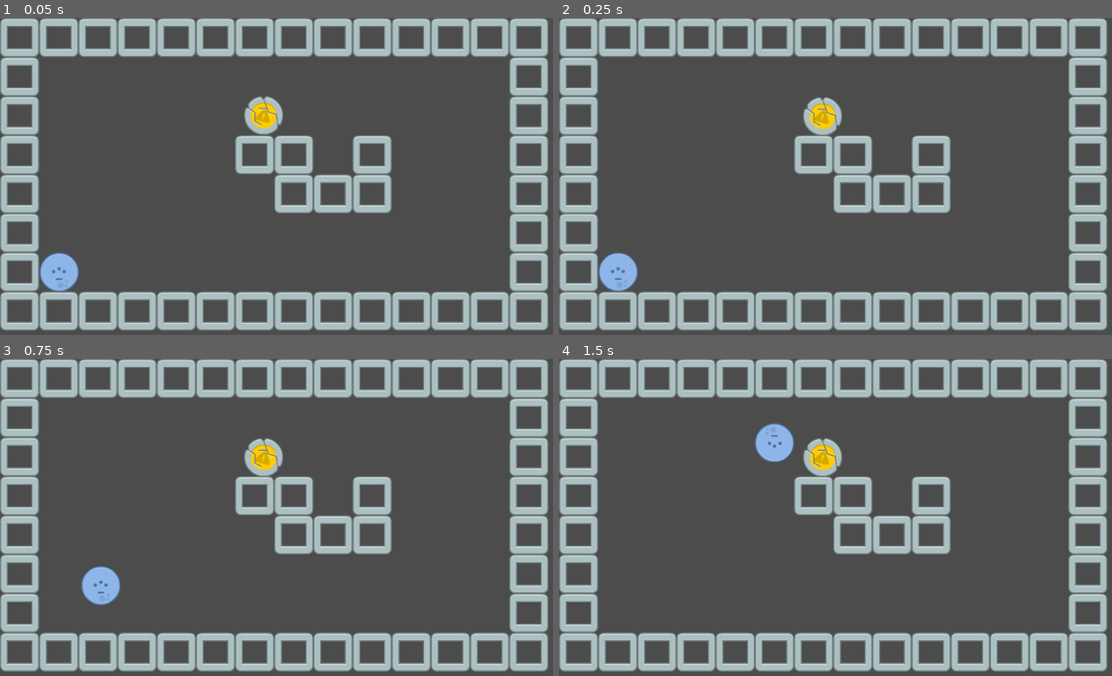
Above: before the commit, frames 1-4 (two rows, left to right).
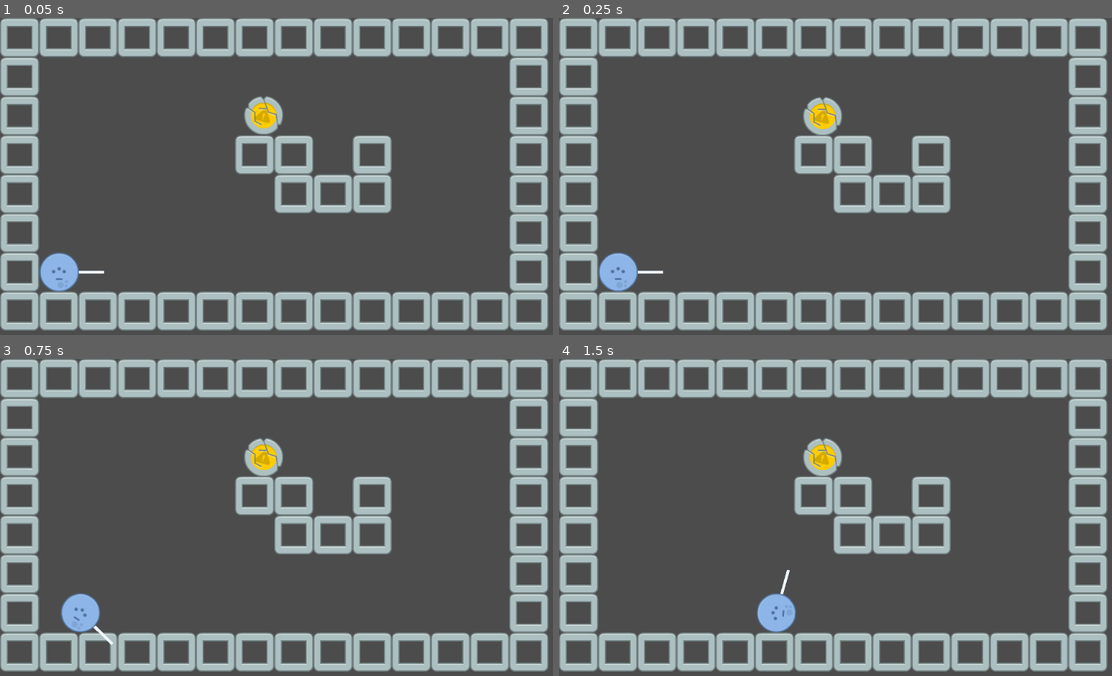
Above: after the commit, the same moments.

Repository: bsu-cs315/P1-Projectile-Launch
Game: Godot game, scene res://project/src/Level.tscn
Two runs of this game, one before a commit and one after it. Both use one fixed random seed, a clock stepped at 60 frames per second and the inputs below.
Inputs:
- Up to frame 1 (0.05 s): no input
- Up to frame 2 (0.25 s): no input
- Up to frame 3 (0.75 s): tap Enter at 0.5 s; hold Right (RotateAngleRight) from 0.53 s (still down); tap Space (Launch) at 0.6 s
- Up to frame 4 (1.5 s): release Right (RotateAngleRight) at 1.28 s; hold Left (RotateAngleLeft) from 1.28 s (still down); tap Down (DecreaseStrength) at 1.35 s

The runs differ from the first frame. In frame 1, less than 0.1% of the frame differs, in the area x 14-19%, y 79-81%; in frame 2, less than 0.1%; in frame 3, 1.4%; in frame 4, 1.4%, in the area x 35-43%, y 20-87%.

Commit message:
update projectile script to show angle which projectile will fire

Diff:
--- a/project/src/Projectile.gd
+++ b/project/src/Projectile.gd
@@ -4,19 +4,25 @@
 var ready_for_launch : bool = true
 var in_the_air : bool = false
 var projectile_state : bool = ready_for_launch
-var direction = Vector2(1,-1).normalized()
+var _angle : float = 0
 
-func _process(delta):
+func _process(_delta):
 	if projectile_state == ready_for_launch:
 		if Input.is_action_just_pressed("RotateAngleLeft"):
-			direction = Vector2(0.5,-1)
+			_angle -= PI / 16
 		if Input.is_action_just_pressed("RotateAngleRight"):
-			direction = Vector2(1.5,-1)
+			_angle += PI / 16
 		if Input.is_action_just_pressed("Launch"):
+			var direction = Vector2(1,0).rotated(_angle)
 			var velocity = direction * strength
 			apply_impulse(Vector2.ZERO, velocity)
 			projectile_state  = in_the_air
+
+	update()
 	if Input.is_action_just_pressed("IncreaseStrength"):
 		strength += 25
 	if Input.is_action_just_pressed("DecreaseStrength"):
 		strength -= 25
+
+func _draw():
+	draw_line(Vector2.ZERO, Vector2(80, 0).rotated(_angle), Color.aliceblue, 5)
